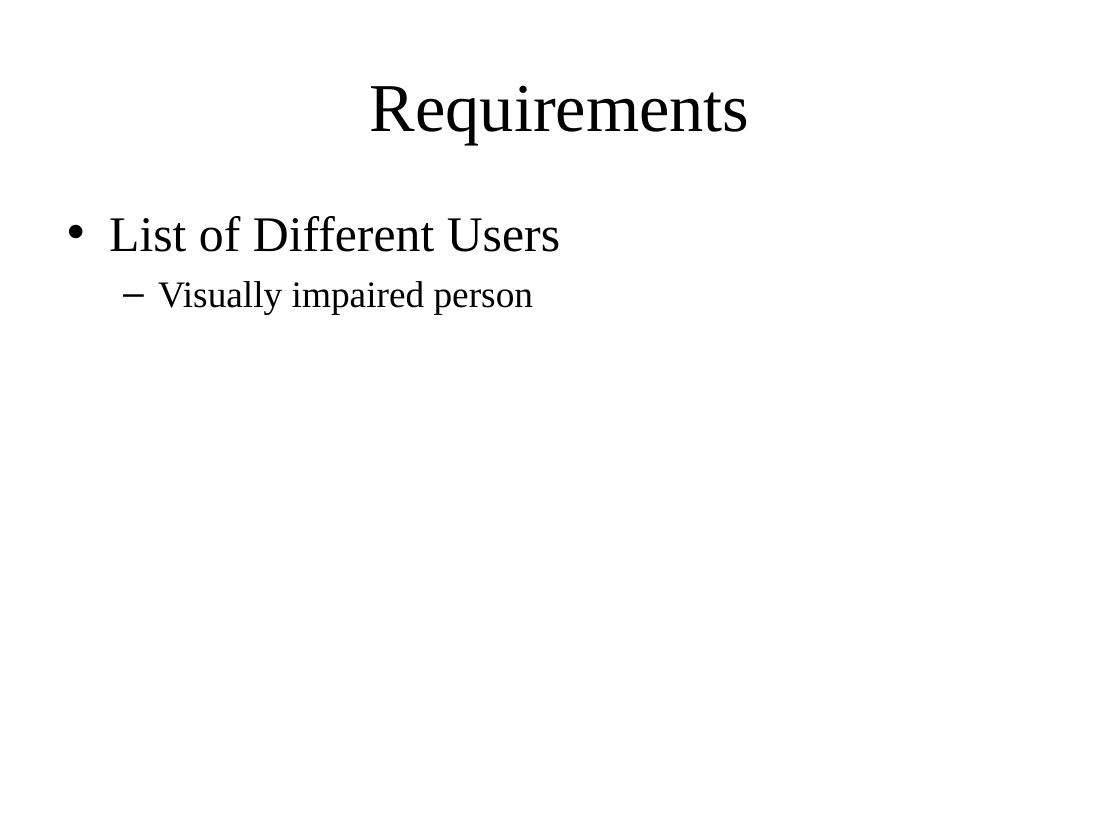
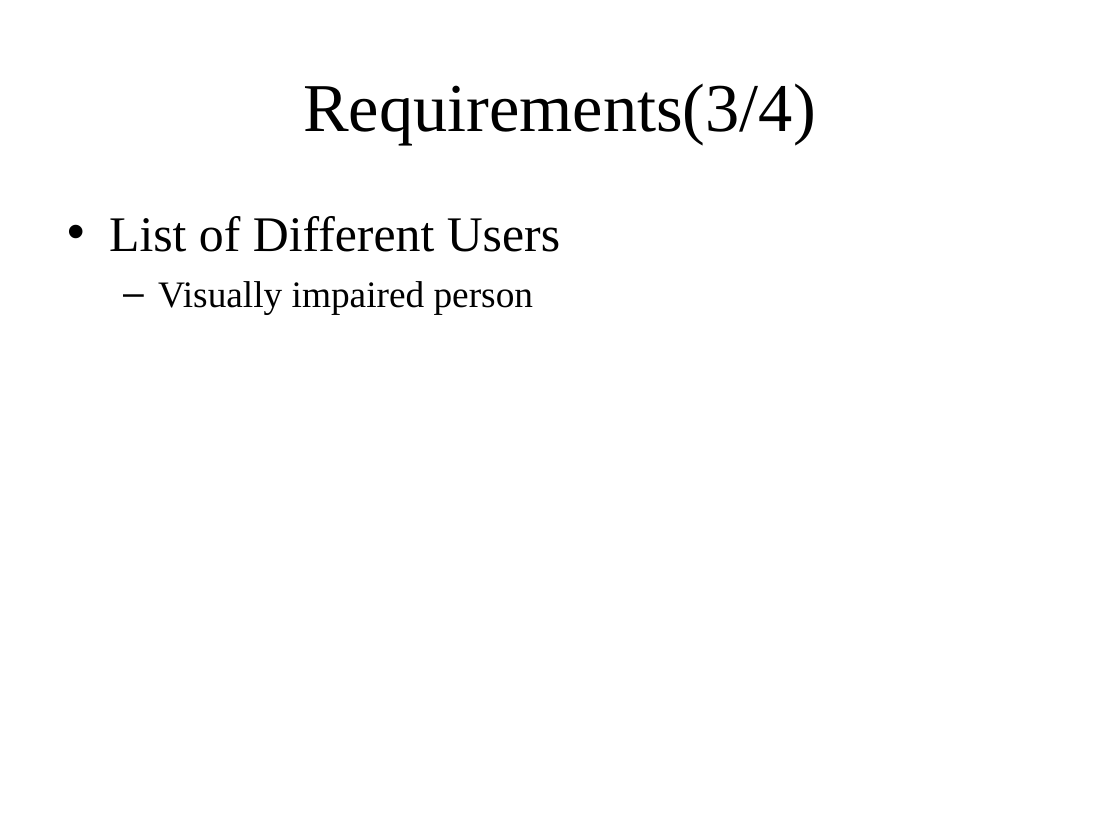
Before and after one commit to usama1123456789/AIEYEGUIDE_FYP1, a slide deck: slide 14 of 07.1 - FYP Presentation_SDP1 (2).pptx (slide 11 before the commit). Drawn at 1120x840 pixels with LibreOffice and Linux fonts; fonts in the diff are those of the drawing; background and template pictures are left out. Boxes give left, top, right and bottom in pixels: in the first picture for what was removed or moved away, otherwise in the second. Text is boxed around its words. In the diff, an @@ line names an element or a change of style, - is before the commit and + after.

```diff
--- a/07.1 - FYP Presentation_SDP1 (2).pptx
+++ b/07.1 - FYP Presentation_SDP1 (2).pptx
@@ title at bbox=[303, 83, 816, 144]: text changed @@
-Requirements
+Requirements(3/4)
```
Also in this commit, not shown: 3 other slides changed, 10 slides added, 17 slides removed.
